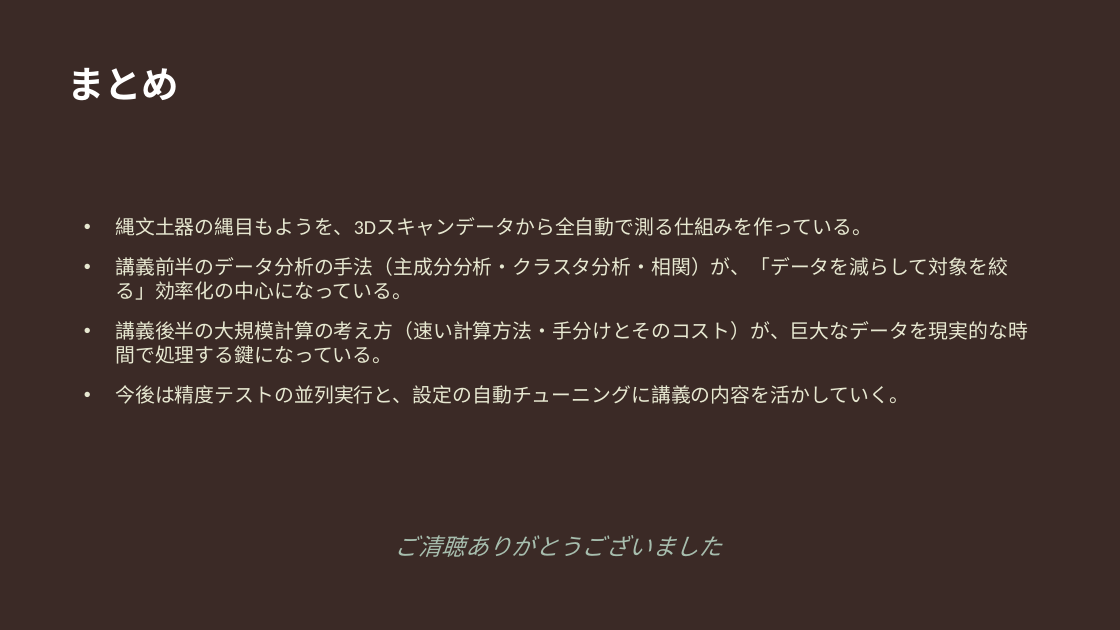
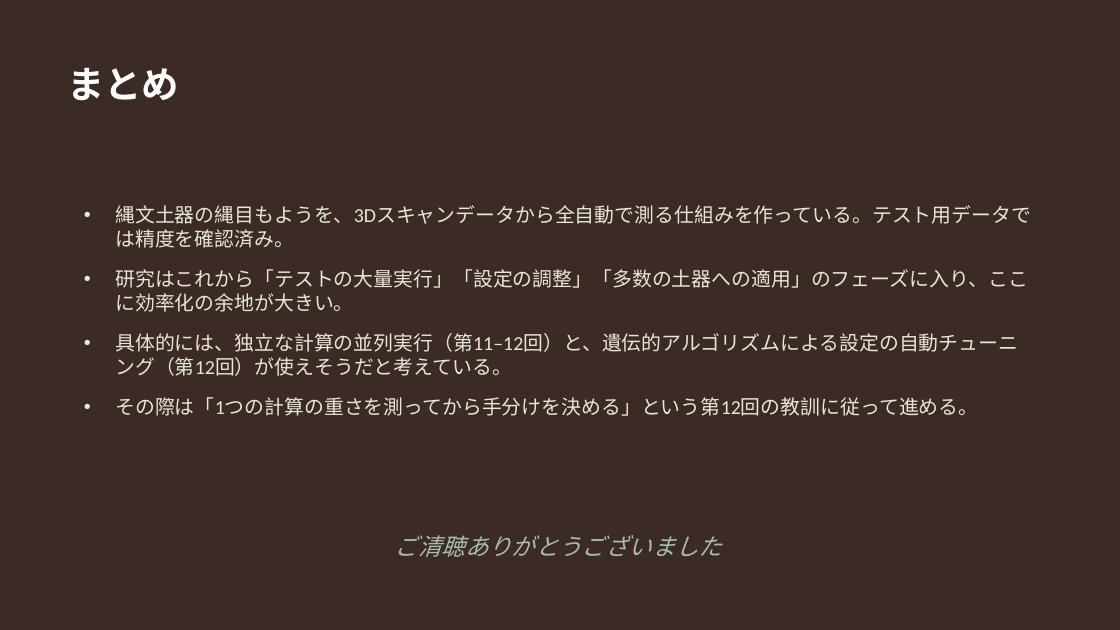
Before and after one commit to Ryusan09/MultivariatAanalysis, a slide deck: slide 9 of 13/第13回発表_修士研究と大規模計算.pptx (slide 10 before the commit). Drawn at 1120x630 pixels with LibreOffice and Linux fonts; fonts in the diff are those of the drawing. Boxes give left, top, right and bottom in pixels: in the first picture for what was removed or moved away, otherwise in the second. Text is boxed around its words. In the diff, an @@ line names an element or a change of style, - is before the commit and + after.

```diff
--- a/13/第13回発表_修士研究と大規模計算.pptx
+++ b/13/第13回発表_修士研究と大規模計算.pptx
@@ text at [115, 205, 1031, 416]: text changed @@
-• 縄文土器の縄目もようを、3Dスキャンデータから全自動で測る仕組みを作っている。
-• 講義前半のデータ分析の手法（主成分分析・クラスタ分析・相関）が、「データを減らして対象を絞る」効率化の中心になっている。
-• 講義後半の大規模計算の考え方（速い計算方法・手分けとそのコスト）が、巨大なデータを現実的な時間で処理する鍵になっている。
-• 今後は精度テストの並列実行と、設定の自動チューニングに講義の内容を活かしていく。
+• 縄文土器の縄目もようを、3Dスキャンデータから全自動で測る仕組みを作っている。テスト用データでは精度を確認済み。
+• 研究はこれから「テストの大量実行」「設定の調整」「多数の土器への適用」のフェーズに入り、ここに効率化の余地が大きい。
+• 具体的には、独立な計算の並列実行（第11–12回）と、遺伝的アルゴリズムによる設定の自動チューニング（第12回）が使えそうだと考えている。
+• その際は「1つの計算の重さを測ってから手分けを決める」という第12回の教訓に従って進める。
```
Also in this commit, not shown: 4 other slides changed, 1 slide removed.
